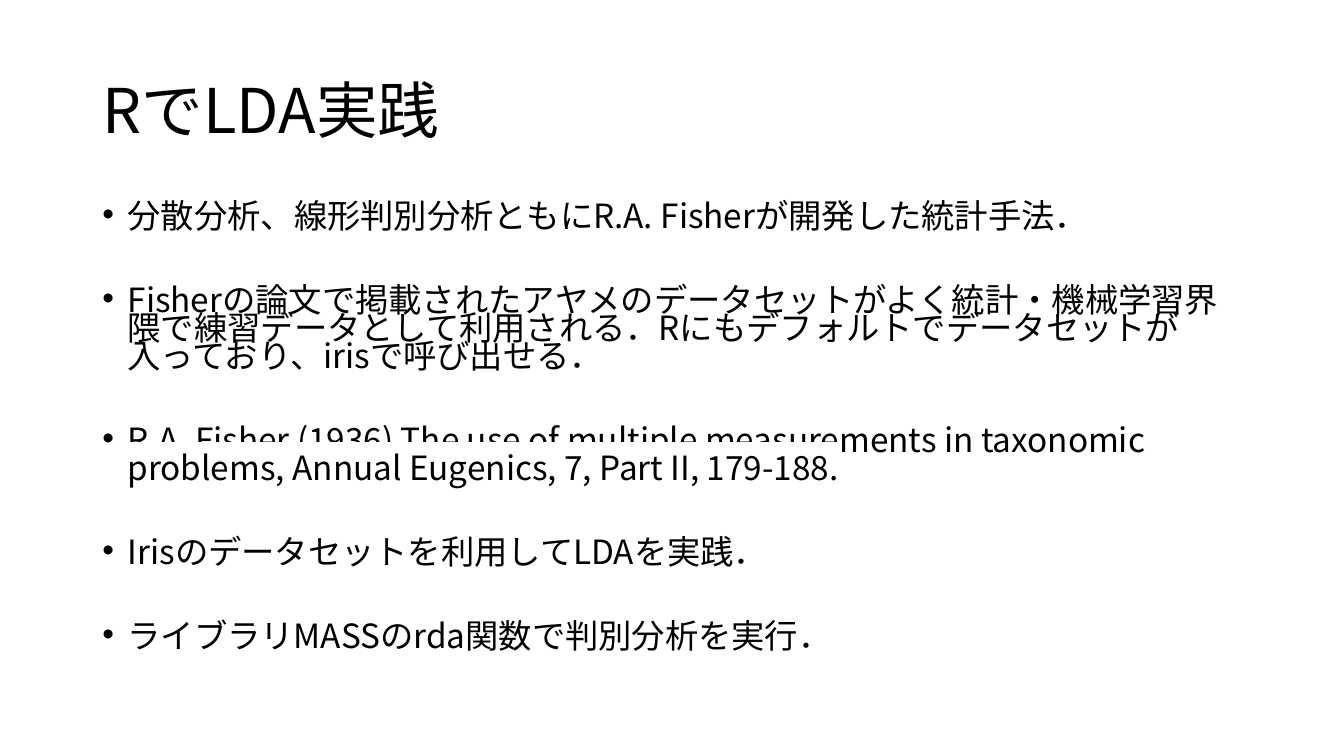
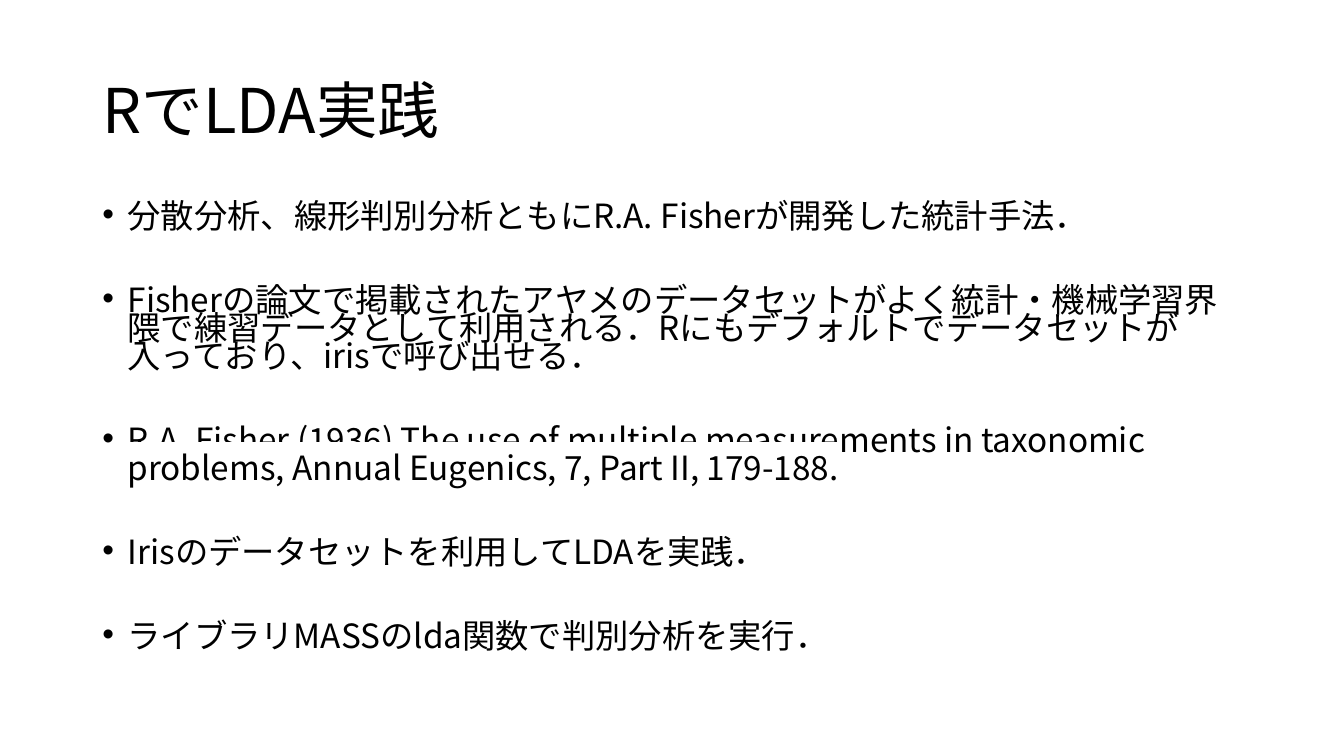
Before and after one commit to KoHMB/Shigen_kensyu_FRA, a slide deck: slide 19 of R/スライド/第38回.pptx. Drawn at 1344x756 pixels with LibreOffice and Linux fonts; fonts in the diff are those of the drawing. Boxes give left, top, right and bottom in pixels: in the first picture for what was removed or moved away, otherwise in the second. Text is boxed around its words. In the diff, an @@ line names an element or a change of style, - is before the commit and + after.

```diff
--- a/R/スライド/第38回.pptx
+++ b/R/スライド/第38回.pptx
@@ text at [128,619,829,651]: text changed @@
-• ライブラリMASSのrda関数で判別分析を実行．
+• ライブラリMASSのlda関数で判別分析を実行．
```
Also in this commit, not shown: 1 other file.
